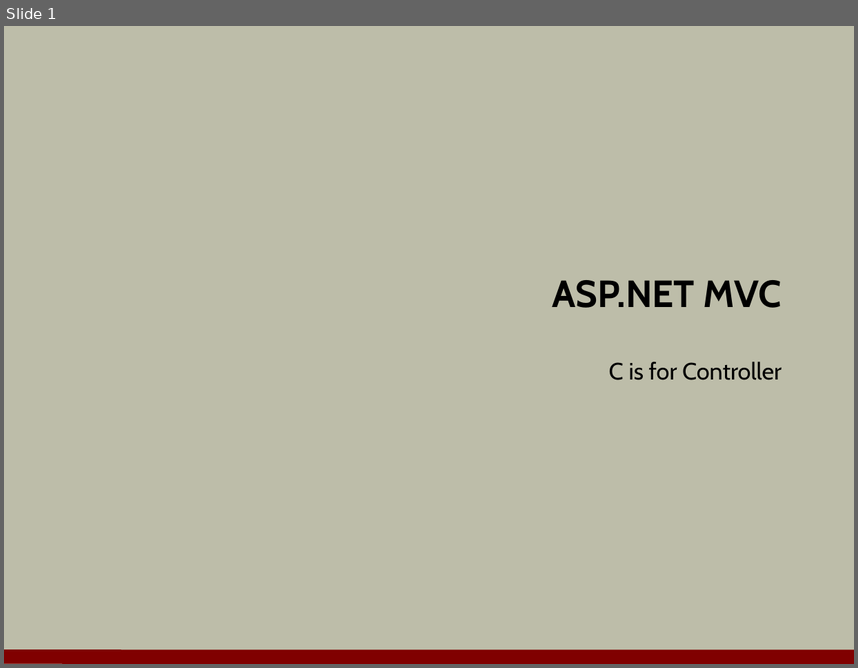
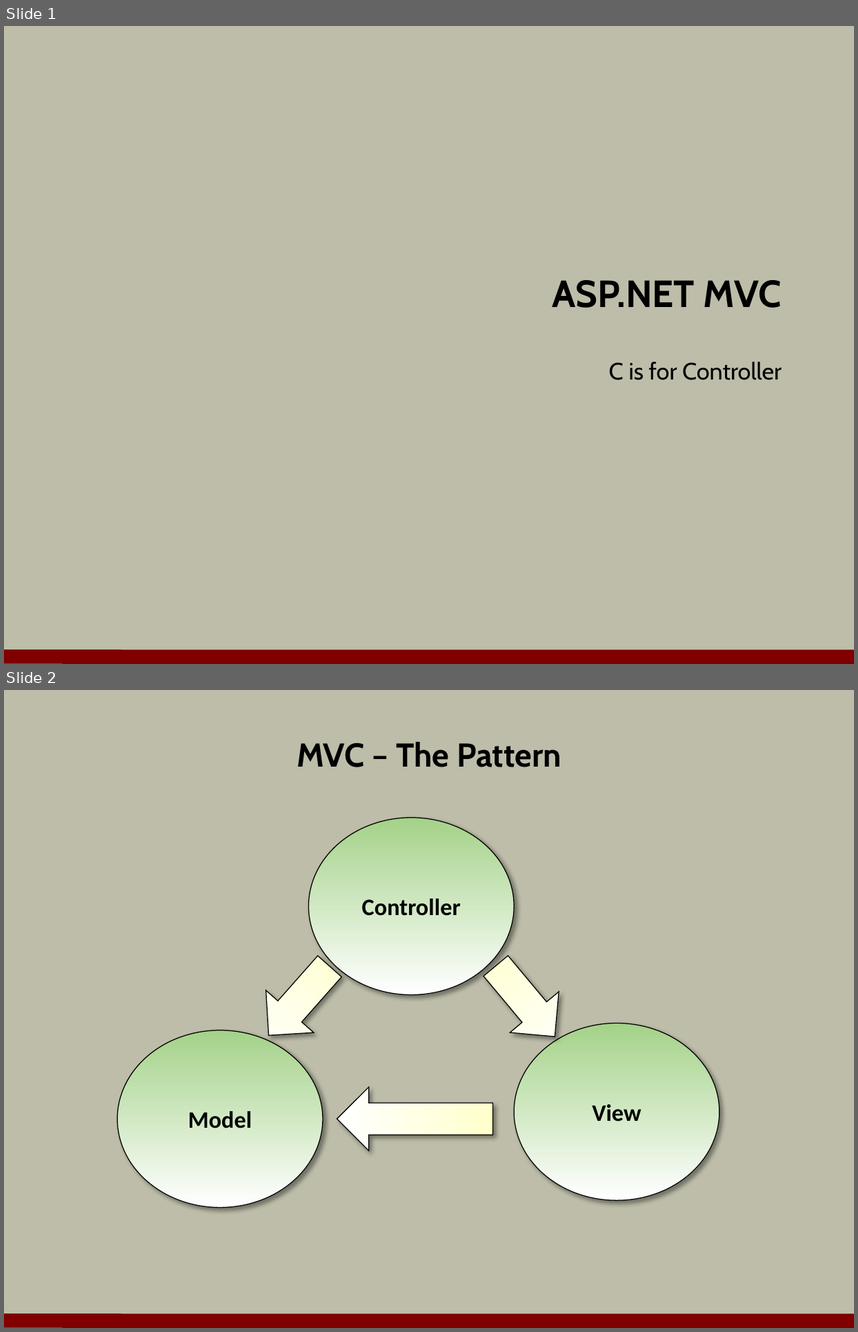
Before and after one commit to OdeToCode/classes, a slide deck: aspnet5/slides/04_Controllers.pptx. Shown one above the other, each under a label of ours: slide 1 before the commit, slides 1 and 2 after it. The pictures are 858x668 and 858x1332 pixels, drawn with LibreOffice and Linux fonts; fonts in the diff are those of the drawing; background and template pictures are left out. Boxes give left, top, right and bottom in pixels: in the first picture for what was removed or moved away, otherwise in the second. Text is boxed around its words. In the diff, an @@ line names an element or a change of style, - is before the commit and + after.

Commit message:
controllers done

```diff
--- a/aspnet5/slides/04_Controllers.pptx
+++ b/aspnet5/slides/04_Controllers.pptx
@@ slide 2 added at bbox=[4, 690, 854, 1328], background #BDBDA9; not listed: 1 template element that a slide beside it also shows @@
@@ title added at bbox=[297, 742, 562, 767], 28 pt, text #000000, bold @@
+MVC – The Pattern
@@ ellipse added at bbox=[308, 818, 514, 994], fill gradient #A4D289 to #FFFFFF, outline #000000 0.75 pt, 20 pt, text #000000, bold @@
+Controller
@@ down arrow added at bbox=[245, 945, 354, 1056], fill gradient #FFFFCC to #FFFFFF, outline #000000 0.75 pt @@
@@ down arrow added at bbox=[472, 945, 579, 1057], fill gradient #FFFFCC to #FFFFFF, outline #000000 0.75 pt @@
@@ ellipse added at bbox=[117, 1030, 323, 1207], fill gradient #A4D289 to #FFFFFF, outline #000000 0.75 pt, 20 pt, text #000000, bold @@
+Model
@@ ellipse added at bbox=[514, 1023, 720, 1200], fill gradient #A4D289 to #FFFFFF, outline #000000 0.75 pt, 20 pt, text #000000, bold @@
+View
@@ down arrow added at bbox=[337, 1086, 493, 1150], fill gradient #FFFFCC to #FFFFFF, outline #000000 0.75 pt @@
```
Also in this commit, not shown: 14 other slides added, 1 other file.
